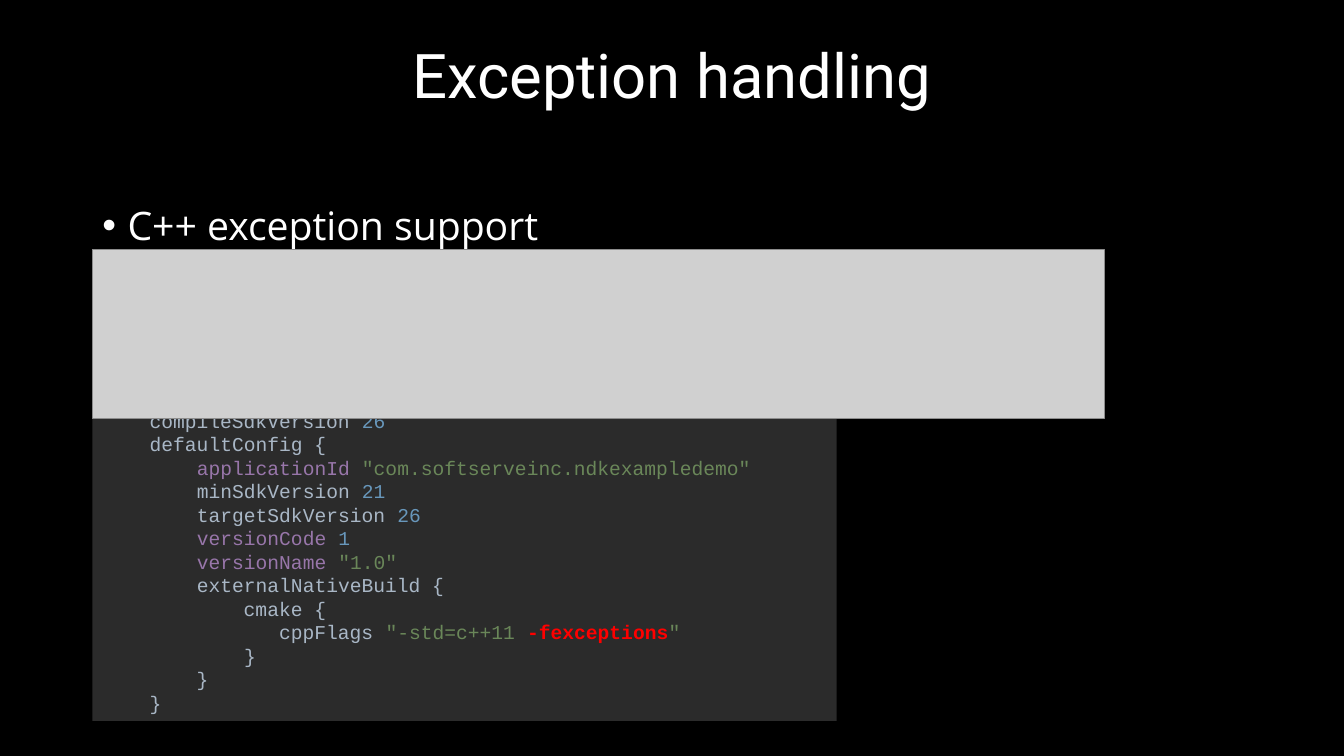
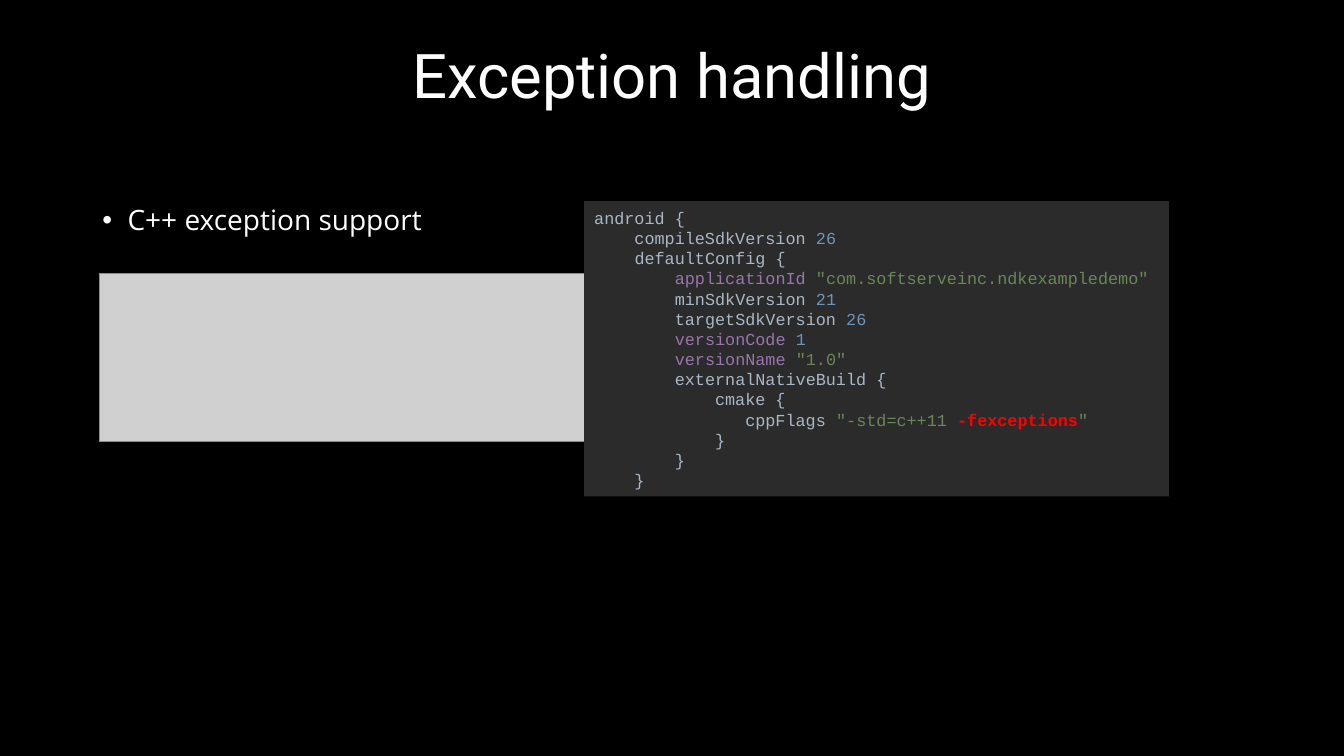
Before and after one commit to 9majka/NDK_presentation, a slide deck: slide 9 of NDK_SoftServeTheme.pptx. Drawn at 1344x756 pixels with LibreOffice and Linux fonts; fonts in the diff are those of the drawing; grey boxes stand for pictures; background and template pictures are left out. Boxes give left, top, right and bottom in pixels: in the first picture for what was removed or moved away, otherwise in the second. Text is boxed around its words. In the diff, an @@ line names an element or a change of style, - is before the commit and + after.

```diff
--- a/NDK_SoftServeTheme.pptx
+++ b/NDK_SoftServeTheme.pptx
@@ text "C++ exception support" at (128, 209, 422, 237): size 28 to 20 pt in "C++ exception support"; size 24 to 16 pt in "-fexceptions", "-fno-exceptions" @@
@@ rectangle "android { compileSdkVersion 26 defaultConfig ...": place and size @@
-rectangle "android { compileSdkVersion 26 defaultConfig ..." at (93, 378, 837, 721)
+rectangle "android { compileSdkVersion 26 defaultConfig ..." at (584, 202, 1169, 497)
@@ rectangle "android { compileSdkVersion 26 defaultConfig ..." at (584, 202, 1169, 497): size 14 to 12 pt @@
@@ picture: place and size @@
-picture at (93, 250, 1105, 418)
+picture at (99, 273, 1111, 442)
```
Also in this commit, not shown: 9 other slides changed, 5 other files.
